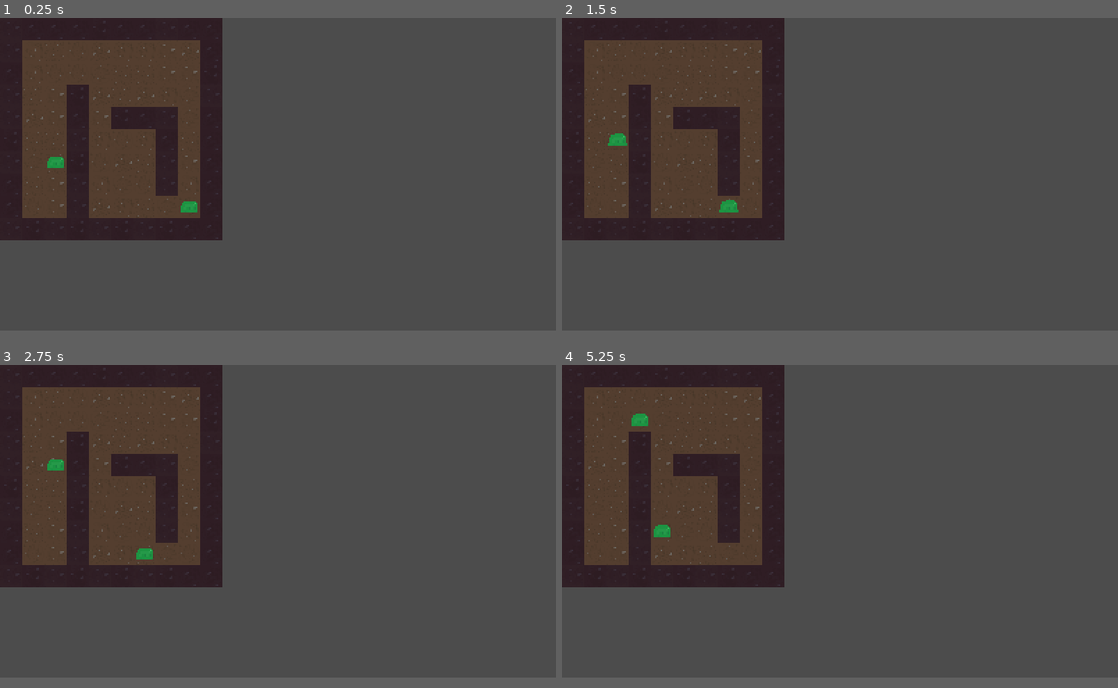
Above: before the commit, frames 1-4 (two rows, left to right).
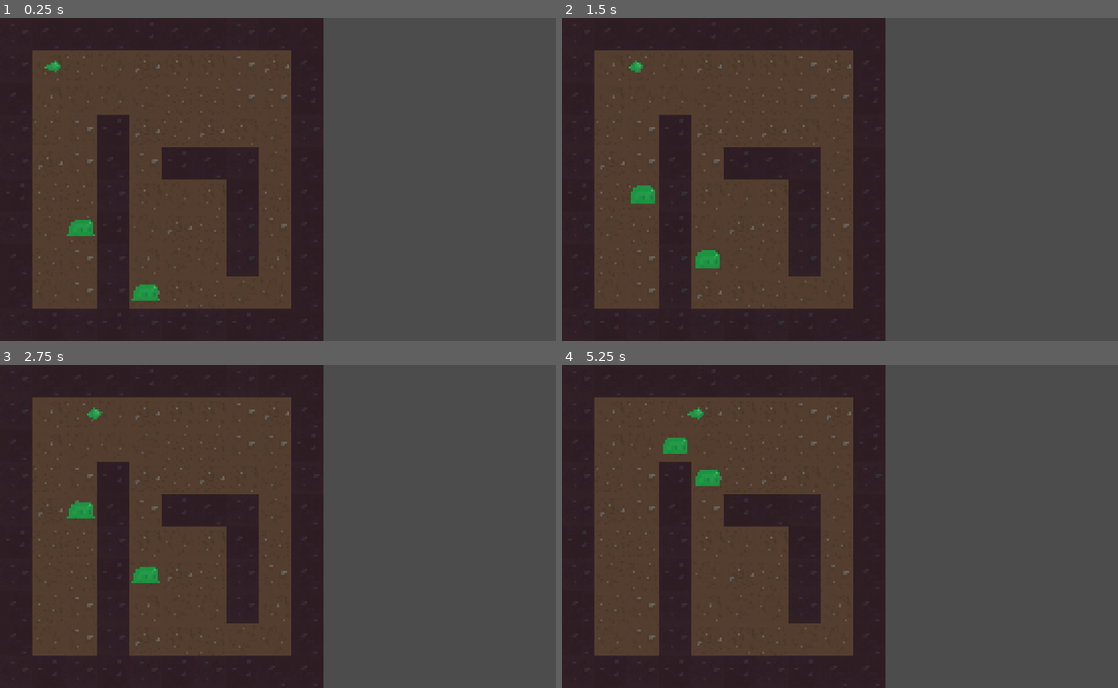
Above: after the commit, the same moments.

Repository: TuoLiYinLi/MonsterSmelter
Game: Godot game, scene res://test_3.tscn
The game is run twice, just before and just after one commit, with the same random seed, the same clock (stepped at 60 frames per second) and the same inputs.
Inputs:
- Up to frame 1 (0.25 s): no input
- Up to frame 2 (1.5 s): tap Enter at 0.5 s
- Up to frame 3 (2.75 s): no input
- Up to frame 4 (5.25 s): tap Space at 2.75 s; tap Enter at 3.5 s
In our replay, the window is 800x450 before the commit and 800x465 after it. These sizes can differ from the game's own. Grey fills any space a smaller window leaves; there, only what the larger window draws over its background counts as a difference.

The runs differ from the first frame. In frame 1, 41% of the frame differs, in the area x 0-59%, y 0-100%; in frame 2, 41%; in frame 3, 41%; in frame 4, 42%.

Commit message:
代码整理
代码整理更新

Diff:
--- a/System/BattleEntity/BattleEntity.gd
+++ b/System/BattleEntity/BattleEntity.gd
@@ -367,6 +367,10 @@
 func teleport_to(_target_grid):
 	if(grid):
 		on_leave_grid()
+	if(!_target_grid):
+		printerr("[BattleEntity] grid not found")
+	if(_target_grid.battle_entity!=null or _target_grid.building!=null ):
+		printerr("[BattleEntity] grid stacked")
 	on_enter_grid(_target_grid)
 	print("传送到网格 位置%s"%_target_grid.position)
 	position = _target_grid.position
--- a/System/BattleEntity/BattleEntity.tscn
+++ b/System/BattleEntity/BattleEntity.tscn
@@ -46,7 +46,7 @@
 [node name="AnimatedSprite" type="AnimatedSprite" parent="sprite"]
 scale = Vector2( 4, 4 )
 frames = SubResource( 1 )
-frame = 3
+frame = 2
 playing = true
 
 [node name="weapon_pivot" type="Node2D" parent="."]
--- a/System/Building/Building.gd
+++ b/System/Building/Building.gd
@@ -10,7 +10,8 @@
 	grid = g
 	position = grid.position
 
-func xxx():
+#检测函数Z
+func is_Building():
 	pass
 
 # 类似版本号
--- a/System/Global/G.gd
+++ b/System/Global/G.gd
@@ -68,6 +68,16 @@
 	building_pivot.name="building_pivot"
 	add_child(building_pivot)
 
+	print("[G] 加载 battle_entity_pivot")
+	battle_entity_pivot = Node2D.new()
+	battle_entity_pivot.name='battle_entity_pivot'
+	add_child(battle_entity_pivot)
+
+	print("[G] 加载  projectile_pivot")
+	projectile_pivot = Node2D.new()
+	projectile_pivot.name='projectile_pivot'
+	add_child(projectile_pivot)
+
 	print("[G] 加载 grid_manager")
 	grid_manager = load("res://System/GridManager/GridManager.tscn").instance()
 	add_child(grid_manager)
@@ -79,6 +89,8 @@
 	print("[G] 加载 spawn_manager")
 	spawn_manager = load("res://System/SpawnManager/SpawnManager.tscn").instance()
 	add_child(spawn_manager)
+
+
 
 	print("[G] 初始化完成")
 
--- a/System/GridManager/GridManager.gd
+++ b/System/GridManager/GridManager.gd
@@ -116,9 +116,9 @@
 			continue
 		if mt[i][grid.index_y] == 2:
 			if i > grid.index_x:
-				return 4
+				return Projectile.DIRECTION.RIGHT
 			else:
-				return 3
+				return Projectile.DIRECTION.LEFT
 
 	#检测y轴上是否有怪物
 	for i in range(grid.index_y-distance,grid.index_y+distance+1):
@@ -126,8 +126,8 @@
 			continue
 		if mt[grid.index_x][i] == 2:
 			if i > grid.index_y:
-				return 2
+				return Projectile.DIRECTION.DOWN
 			else:
-				return 1
+				return Projectile.DIRECTION.UP
 
-	return 0
+	return -1
--- a/System/PathFinder/PathFinder.gd
+++ b/System/PathFinder/PathFinder.gd
@@ -107,10 +107,9 @@
 	#进入路径选择函数
 	var route = get_A_route(navigation_matrix,start_x,start_y,end_x,end_y)
 
-	for i in range(len(navigation_matrix[0])):
-		print(navigation_matrix[i])
+#	for i in range(len(navigation_matrix[0])):
+#		print(navigation_matrix[i])
 	print(route)
-
 	return [route[0][0],route[0][1]]
 
 
--- a/System/Projectile/Projectile.gd
+++ b/System/Projectile/Projectile.gd
@@ -7,8 +7,6 @@
 
 # 自己的主人
 var host:BattleEntity = null
-# 速度
-var speed:float = 10*64
 # 方向
 var direction:int
 
@@ -18,13 +16,20 @@
 var damp
 
 #经过时间
-var life_time:float
+var life_time:float = 10
 
 # 是否击中后立即销毁
-var collision_destory:int
+var destory_on_collision:bool = true
 
 # 是否可以穿墙
 var through:int
+
+enum DIRECTION{
+	UP,
+	DOWN,
+	LEFT,
+	RIGHT
+}
 
 #
 func set_host(hs:BattleEntity,direction:int):
@@ -32,62 +37,52 @@
 	self.direction = direction
 	#提前设置好Z
 	self.through = 0
-	self.collision_destory = 0
-	self.life_time = 2
+	self.destory_on_collision = 0
 	#设置旋转角度Z
 	match self.direction:
-		1:
+		DIRECTION.UP:
 			self.rotation_degrees = -90.0
-		2:
+			velocity.y = -32
+		DIRECTION.DOWN:
 			self.rotation_degrees = 90.0
-		3:
+			velocity.y =32
+		DIRECTION.LEFT:
 			self.rotation_degrees = 180.0
-		4:
+			velocity.x =-32
+		DIRECTION.RIGHT:
 			self.rotation_degrees = 0.0
+			velocity.x =32
 
 #up 1 down 2 left 3 right 4
 func _physics_process(delta):
-	if life_time == 0 :
+	if life_time <= 0:
 		queue_free()
 		return
 	life_time -= delta
-	velocity = Vector2.ZERO
-	match self.direction:
-		1:
-			velocity.y-=32
-		2:
-			velocity.y+=32
-		3:
-			velocity.x-=32
-		4:
-			velocity.x+=32
-	if velocity.length()>0:
-		velocity = velocity.normalized()*speed
-		position += velocity *delta
 
-
+	position += velocity *delta
 
 
 # 信号接入
 # 当击中战斗实体(BattleEntity)或建筑(Building)时会触发
 func on_enter_area(area:Area2D):
 	#获取父节点
-	var _battle_entity = area.get_parent()
+	var _target = area.get_parent()
 #	print(_battle_entity)
-	if _battle_entity == host:
+	if _target == host:
 		print("[Projectile] %s 击中自己" %self)
 		return
 	#判断能不能穿墙
-	elif _battle_entity.has_method("xxx"):
+	elif _target.has_method("is_Building"):
 		if through:
 			pass
 		else:
 			queue_free()
 			return
-	print("[Projectile] %s 击中敌人 %s"%[self,_battle_entity])
-	host.offence(_battle_entity)
+	print("[Projectile] %s 击中敌人 %s"%[self,_target])
+	host.offence(_target)
 	#判断撞击后是否被销毁
-	if collision_destory:
+	if destory_on_collision:
+		queue_free()
+	else:
 		pass
-	else:
-		queue_free()
--- a/System/SpawnManager/SpawnManager.gd
+++ b/System/SpawnManager/SpawnManager.gd
@@ -14,7 +14,13 @@
 
 # 生成 战斗实体 史莱姆
 func spawn_battle_entity_slime(grid_x:int, grid_y:int, genes:Array):
-	pass
+	var m1 = G.battle_entity.instance()
+	G.battle_entity_pivot.add_child(m1)
+	m1.teleport_to( G.grid_manager.get_grid_at(grid_x,grid_y))
+	var w1 = G.weapon.instance()
+	m1.get_node("weapon_pivot").add_child(w1)
+
+	print('[SpawnManager] 生成',m1)
 
 var building_dirt_wall:PackedScene = load("res://System/Building/Building.tscn")
 
@@ -29,12 +35,11 @@
 	G.building_pivot.add_child(obj)
 
 # 生成 投射物 小粘液球
-func spawn_projectile_little_slime_ball(host:BattleEntity,direction:int):
+func spawn_projectile_little_slime_ball(grid_x:int,grid_y:int,direction:int,host:BattleEntity = null):
 	var bullet = G.projectile.instance()
 	bullet.set_host(host,direction)
-	host.get_parent().add_child(bullet)
-	bullet.global_position = host.position
-	host.attack_cd += 1
+	G.projectile_pivot.add_child(bullet)
+	bullet.position = G.grid_manager.get_grid_at(grid_x,grid_y).position
 
 
 var ground_dirt:PackedScene = load("res://System/Ground/Ground.tscn")
--- a/System/Weapon/Weapon.gd
+++ b/System/Weapon/Weapon.gd
@@ -26,13 +26,13 @@
 		#if(G.grid_manager.distance(get_host().grid, get_target().grid) <= 2):
 		#方向位置检测函数（攻击距离，主人的位置）Z
 		var direction = G.grid_manager.finder_enemy(4,get_host().grid)
-		if(direction):
-			if(get_host().attack_cd<=0):
+		if(direction!=-1):
+			if(get_host().attack_cd<=0 and !get_host().is_moving):
 				print("[Weapon] 进入攻击范围，发动战斗")
 				#生成子弹 Z
 				print("[Weapon] 发射子弹")
-				G.spawn_manager.spawn_projectile_little_slime_ball(get_host(),direction)
-
+				G.spawn_manager.spawn_projectile_little_slime_ball(get_host().grid.index_x,get_host().grid.index_y,direction,get_host())
+				get_host().attack_cd += 1
 		# 在范围外则进行寻路靠近目标
 		else:
 			#使用权值地图计算 Z
--- a/project.godot
+++ b/project.godot
@@ -95,9 +95,9 @@
 
 [display]
 
-window/size/width=1600
-window/size/height=900
 window/size/resizable=false
+window/size/test_width=1100
+window/size/test_height=640
 
 [logging]
 
--- a/test_3.gd
+++ b/test_3.gd
@@ -24,7 +24,7 @@
 
 	var m1 = G.battle_entity.instance()
 	add_child(m1)
-	m1.teleport_to(gm.get_grid_at(9,8))
+	m1.teleport_to(gm.get_grid_at(5,8))
 	m1.description = "p1"
 
 	var w1 = G.weapon.instance()
@@ -48,3 +48,6 @@
 	for i in range(10):
 		for j in range(10):
 			G.spawn_manager.spawn_ground_dirt(i,j,randi()%8)
+
+
+	G.spawn_manager.spawn_projectile_little_slime_ball(1,1,Projectile.DIRECTION.RIGHT)
--- a/test_4.gd
+++ b/test_4.gd
@@ -33,25 +33,22 @@
 		grid.building = b
 		b.grid = grid
 
-	var m1 = G.battle_entity.instance()
-	add_child(m1)
-	m1.teleport_to(gm.get_grid_at(1,2))
-	m1.description = "p1"
+	var g1:Gene = G.gene.instance()
+	var array = [g1]
+	G.spawn_manager.spawn_battle_entity_slime(8,8,array)
 
-	var w1 = G.weapon.instance()
-	m1.get_node("weapon_pivot").add_child(w1)
-
-	var m2 = G.battle_entity.instance()
-	add_child(m2)
-	m2.teleport_to(gm.get_grid_at(7,2))
-	m2.description = "p2"
-
-	var w2 = G.weapon.instance()
-	m2.get_node("weapon_pivot").add_child(w2)
+	var g2:Gene = G.gene_ignite.instance()
+	var array1 = [g2]
+	G.spawn_manager.spawn_battle_entity_slime(1,6,array1)
 
 
-	m1.attack_target = m2
-	m2.attack_target = m1
+
+	G.spawn_manager.spawn_projectile_little_slime_ball(1,1,Projectile.DIRECTION.RIGHT)
+
+
+
+
+
 
 #	#目标点列表
 #	var target_position_list = [[2,6],[3,8],[8,8]]
